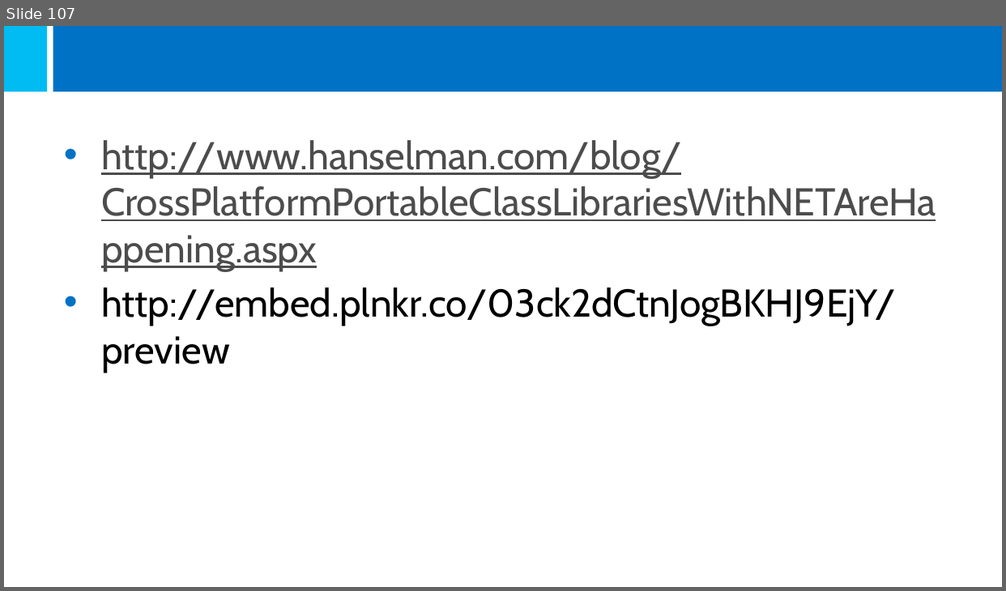
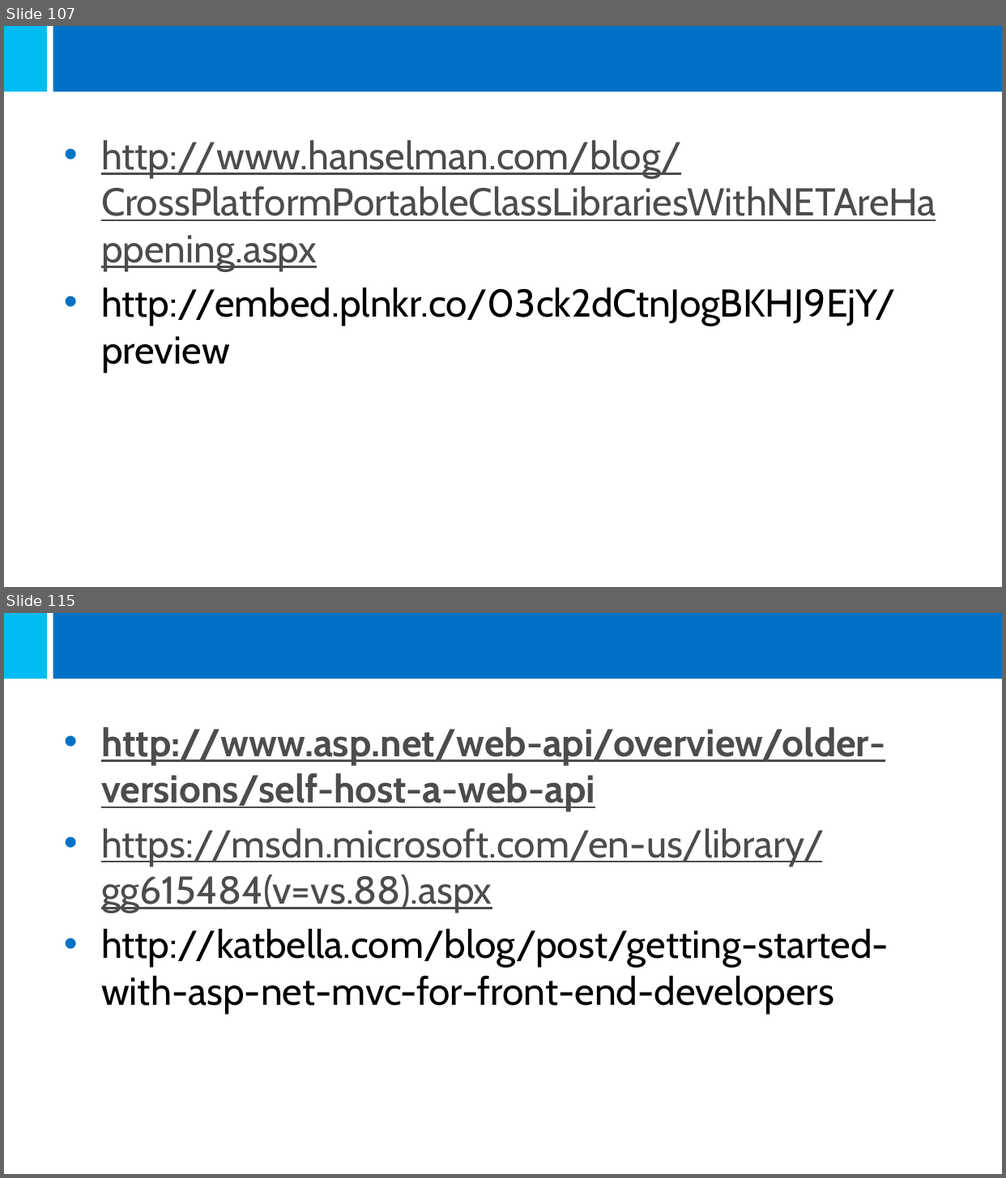
Before and after one commit to jmmortega/CSharpCourse, a slide deck: StudentPresentation.pptx. Shown one above the other, each under a label of ours: slide 107 before the commit, slides 107 and 115 after it; the slides between them are not shown. The pictures are 1006x591 and 1006x1178 pixels, drawn with LibreOffice and Linux fonts; fonts in the diff are those of the drawing. Boxes give left, top, right and bottom in pixels: in the first picture for what was removed or moved away, otherwise in the second. Text is boxed around its words. In the diff, an @@ line names an element or a change of style, - is before the commit and + after.

```diff
--- a/StudentPresentation.pptx
+++ b/StudentPresentation.pptx
@@ slide 115 added at bbox=[4, 613, 1002, 1174], background #FFFFFF; not listed: 2 template elements that a slide beside it also shows @@
@@ text added at bbox=[101, 727, 889, 1014], 28 pt, text #4C4C4C, underline @@
+• http://www.asp.net/web-api/overview/older-versions/self-host-a-web-api
+• https://msdn.microsoft.com/en-us/library/gg615484(v=vs.88).aspx
+• http://katbella.com/blog/post/getting-started-with-asp-net-mvc-for-front-end-developers
```
Also in this commit, not shown: 1 slide changed, 34 other slides added, 7 other files.
